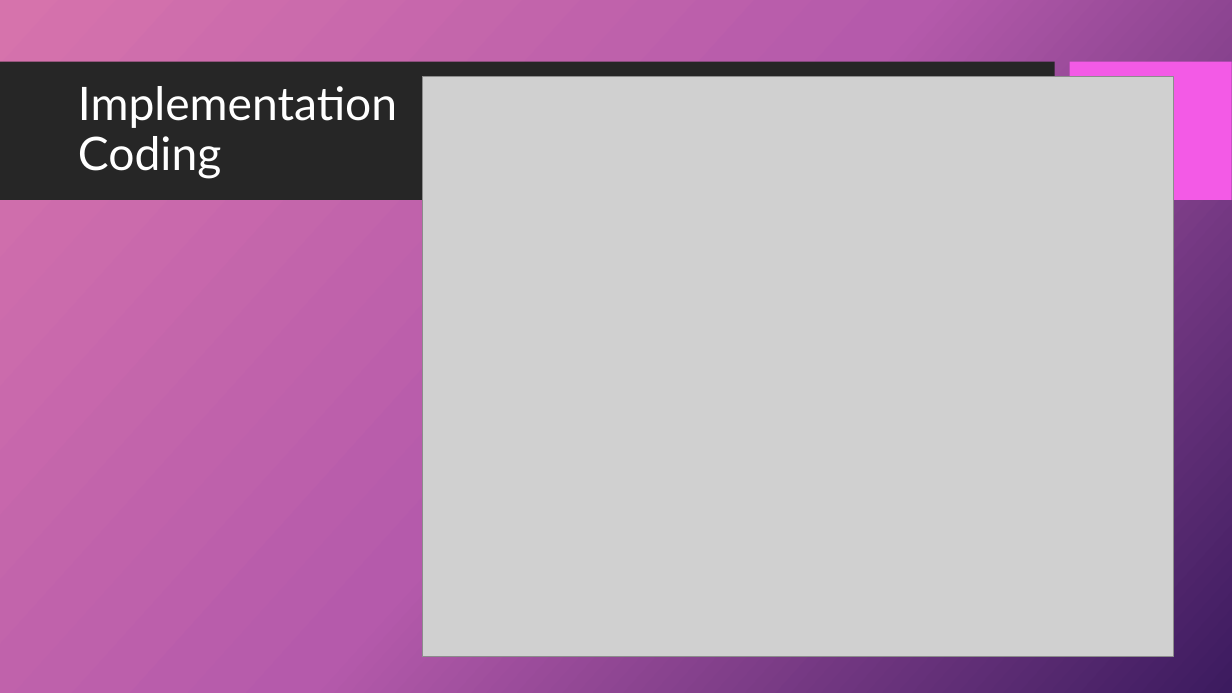
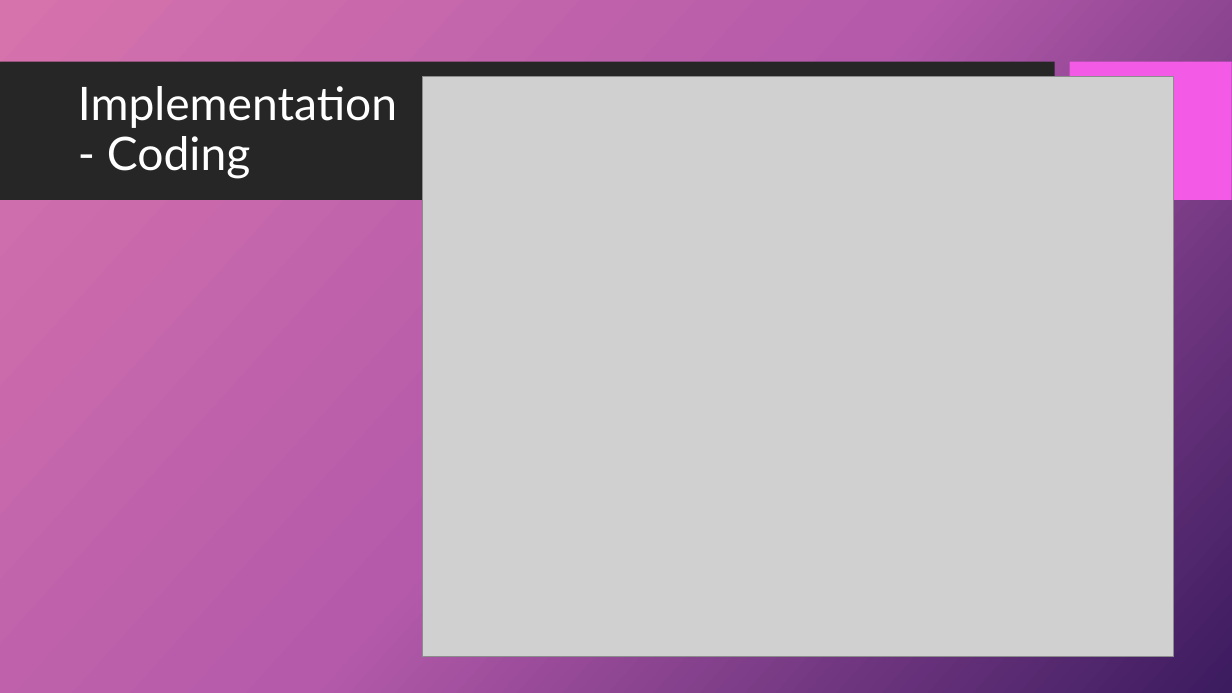
Before and after one commit to dandz12/ECE411-Practicum-Project, a slide deck: slide 13 of ECE411 - Final Presentation.pptx. Drawn at 1232x693 pixels with LibreOffice and Linux fonts; fonts in the diff are those of the drawing; grey boxes stand for pictures; background and template pictures are left out. Boxes give left, top, right and bottom in pixels: in the first picture for what was removed or moved away, otherwise in the second. Text is boxed around its words. In the diff, an @@ line names an element or a change of style, - is before the commit and + after.

```diff
--- a/ECE411 - Final Presentation.pptx
+++ b/ECE411 - Final Presentation.pptx
@@ title at (x1=78, y1=86, x2=397, y2=179): text changed @@
-Implementation
-Coding
+Implementation
+- Coding
```
Also in this commit, not shown: 8 other slides changed.
